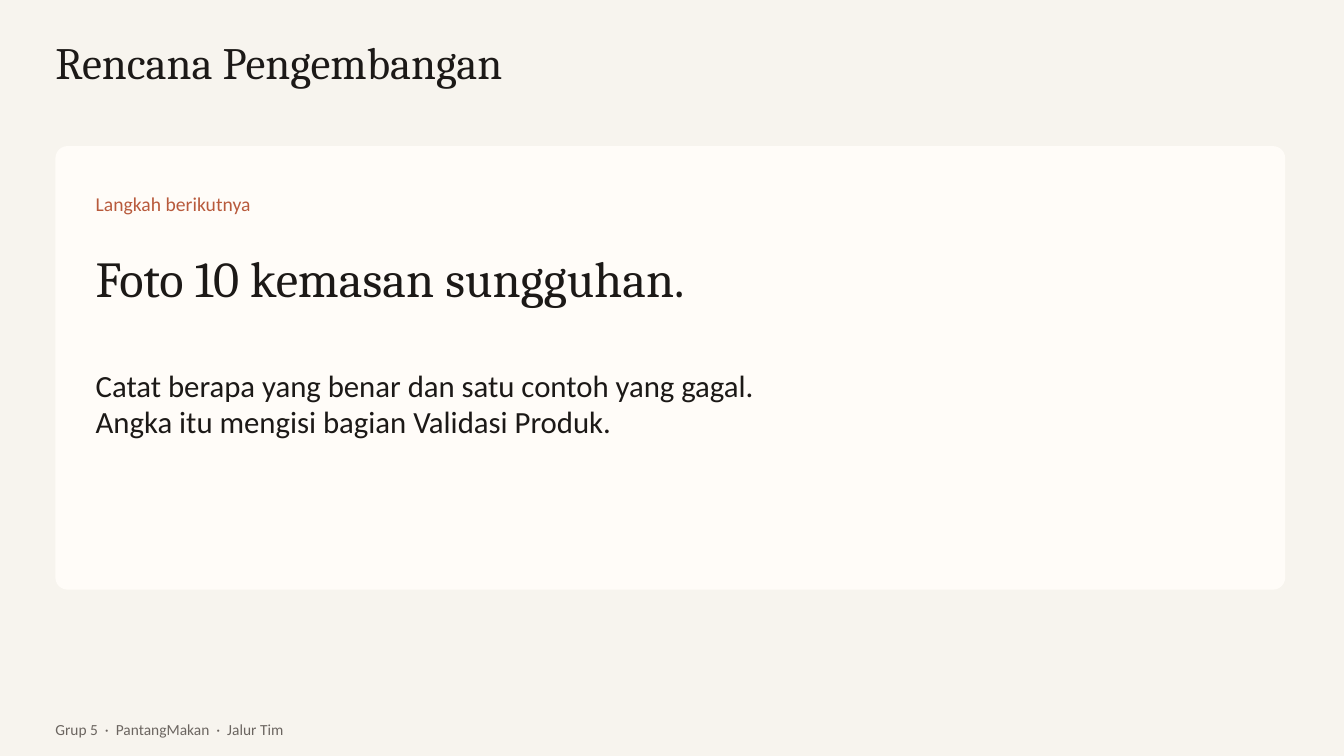
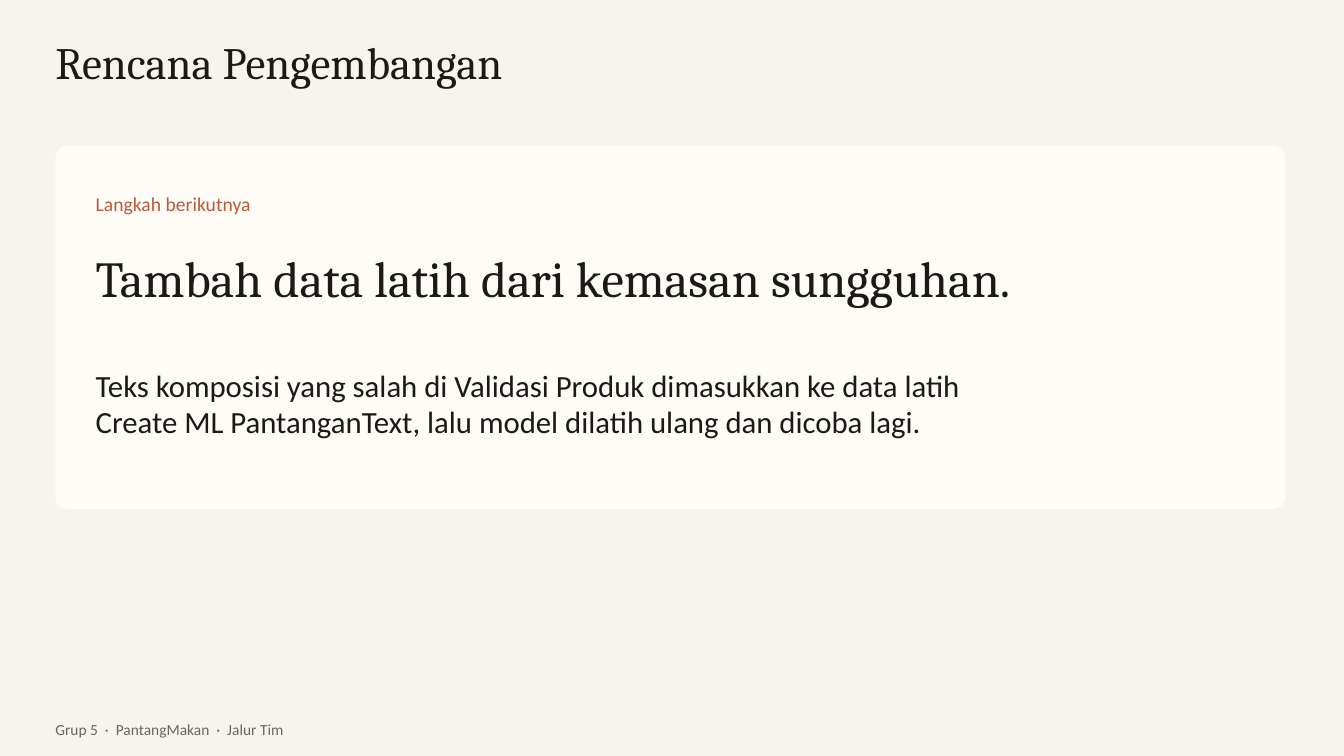
Before and after one commit to dendyramdhan/PantangMakan, a slide deck: slide 13 of presentasi/PantangMakan.pptx. Drawn at 1344x756 pixels with LibreOffice and Linux fonts; fonts in the diff are those of the drawing. Boxes give left, top, right and bottom in pixels: in the first picture for what was removed or moved away, otherwise in the second. Text is boxed around its words. In the diff, an @@ line names an element or a change of style, - is before the commit and + after.

```diff
--- a/presentasi/PantangMakan.pptx
+++ b/presentasi/PantangMakan.pptx
@@ rounded rectangle: place and size @@
-rounded rectangle at (55, 146, 1286, 590)
+rounded rectangle at (55, 146, 1286, 509)
@@ rounded rectangle at (55, 146, 1286, 509): proportions changed @@
@@ text at (96, 262, 1010, 308): text changed @@
-Foto 10 kemasan sungguhan.
+Tambah data latih dari kemasan sungguhan.
@@ text at (96, 375, 960, 439): text changed @@
-Catat berapa yang benar dan satu contoh yang gagal.
-Angka itu mengisi bagian Validasi Produk.
+Teks komposisi yang salah di Validasi Produk dimasukkan ke data latih
+Create ML PantanganText, lalu model dilatih ulang dan dicoba lagi.
```
Also in this commit, not shown: 3 other slides changed, 7 other files.
